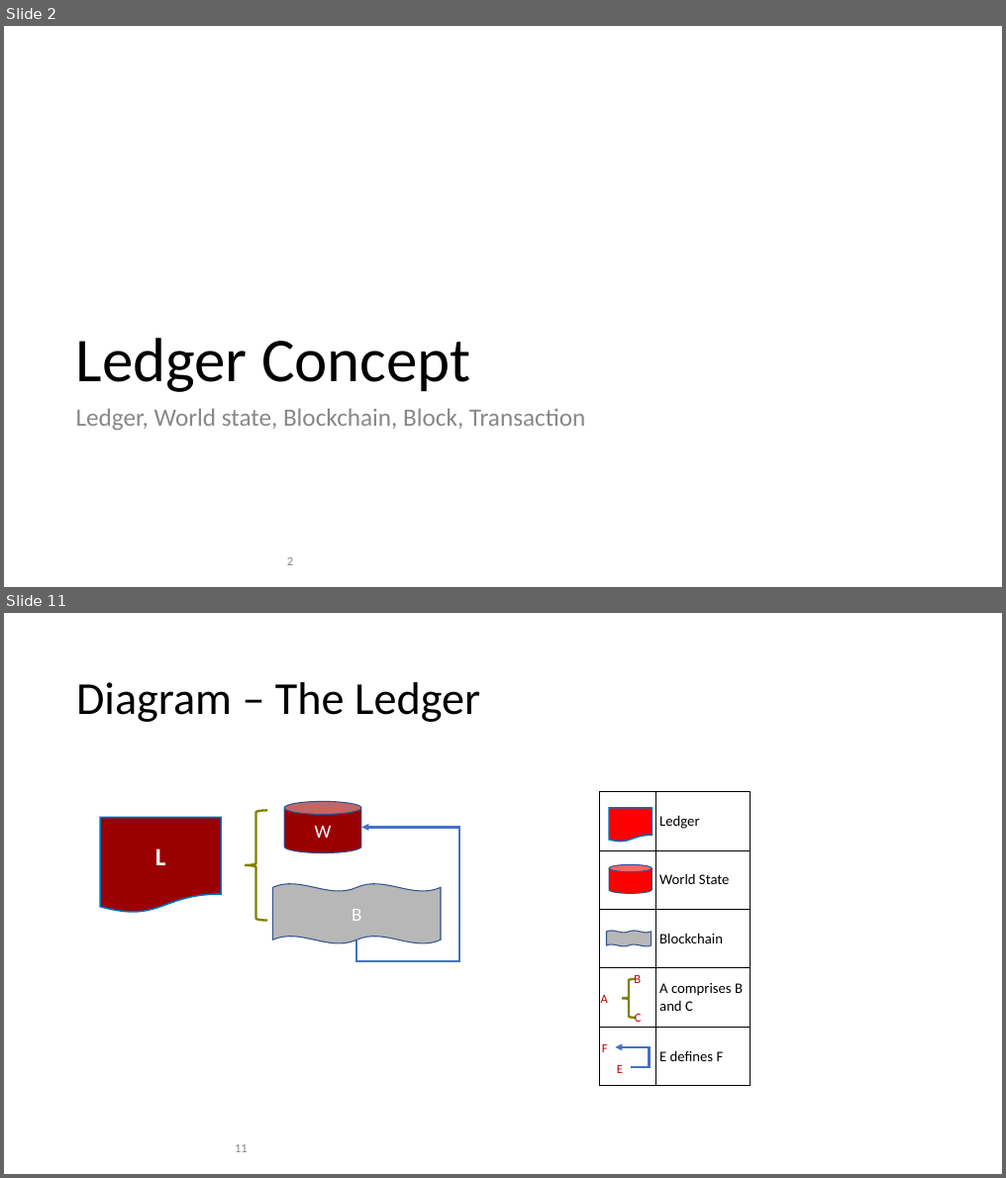
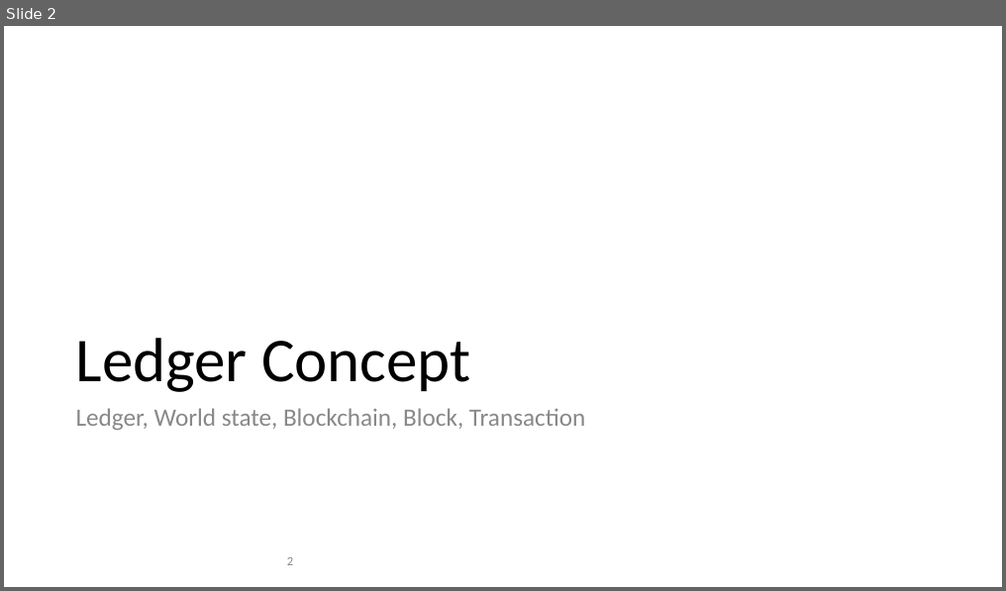
Before and after one commit to hyperledger/fabric, a slide deck: docs/source/diagrams/diagrams.pptx. Shown one above the other, each under a label of ours: slides 2 and 11 before the commit, slide 2 after it; the slides between them are not shown. The pictures are 1006x1178 and 1006x591 pixels, drawn with LibreOffice and Linux fonts; fonts in the diff are those of the drawing. Boxes give left, top, right and bottom in pixels: in the first picture for what was removed or moved away, otherwise in the second. Text is boxed around its words. In the diff, an @@ line names an element or a change of style, - is before the commit and + after.

Commit message:
FAB-9388: Blockchain Network concept topic
Added links to glossary terms.
Final edits in preparation for +2 review.

```diff
--- a/docs/source/diagrams/diagrams.pptx
+++ b/docs/source/diagrams/diagrams.pptx
@@ slide 11 removed at (x1=4, y1=613, x2=1002, y2=1174), background #FFFFFF @@
@@ title removed at (x1=76, y1=682, x2=480, y2=722) @@
-Diagram – The Ledger
@@ freeform shape removed at (x1=101, y1=817, x2=221, y2=912) @@
@@ freeform shape removed at (x1=245, y1=811, x2=267, y2=921) @@
@@ table removed at (x1=600, y1=792, x2=750, y2=1086), 5 rows, 2 columns @@
- | Ledger
- | World State
- | Blockchain
- | A comprises B and C
- | E defines F
@@ freeform shape removed at (x1=609, y1=808, x2=651, y2=842) @@
@@ text removed at (x1=155, y1=849, x2=166, y2=865) @@
-L
@@ group removed at (x1=285, y1=802, x2=361, y2=854): 2 freeform shapes, 1 ellipse, 1 text @@
-W
@@ freeform shape removed at (x1=356, y1=827, x2=459, y2=961) @@
@@ freeform shape removed at (x1=609, y1=864, x2=651, y2=893) @@
@@ ellipse removed at (x1=609, y1=864, x2=651, y2=872) @@
@@ freeform shape removed at (x1=609, y1=864, x2=651, y2=893) @@
@@ freeform shape removed at (x1=272, y1=884, x2=442, y2=944) @@
@@ text removed at (x1=351, y1=909, x2=361, y2=921) @@
-B
@@ freeform shape removed at (x1=607, y1=931, x2=651, y2=947) @@
@@ text removed at (x1=601, y1=995, x2=608, y2=1003) @@
-A
@@ freeform shape removed at (x1=623, y1=979, x2=636, y2=1018) @@
@@ text removed at (x1=634, y1=975, x2=641, y2=983) @@
-B
@@ text removed at (x1=635, y1=1014, x2=642, y2=1022) @@
-C
@@ text removed at (x1=602, y1=1045, x2=608, y2=1053) @@
-F
@@ freeform shape removed at (x1=616, y1=1048, x2=649, y2=1068) @@
@@ text removed at (x1=617, y1=1065, x2=623, y2=1073) @@
-E
@@ page number removed at (x1=235, y1=1145, x2=248, y2=1153) @@
-11
```
Also in this commit, not shown: 6 slides changed, 17 slides added, 18 other slides removed, 17 other files.
